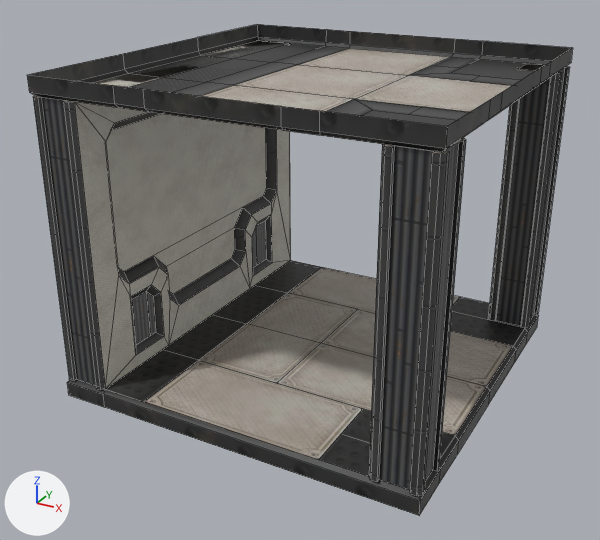
The FBX model MazeVR-Server/Assets/Models/Corridor_Fork_Rework.fbx as it was, and as the next commit left it.
Before and after are seen from a camera (50 mm lens) standing at (3.86, -7.5, 4.61) and looking at (-0.1, -0.3, 1.01). The axes (+X, +Y, +Z) are drawn at lower left. The lights are the same throughout. Mesh edges are drawn as thin lines. Where no turn or scale is listed for an object, it has been applied to the vertices.

The first picture shows 'Corridor_Fork_Rework'.
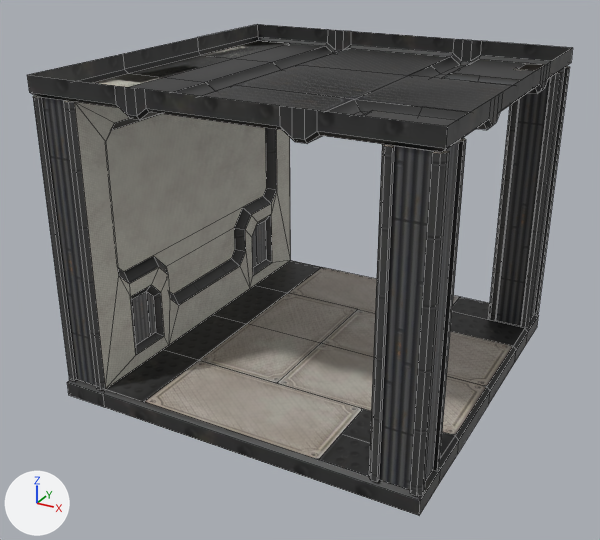
Where the change shows, as pixel boxes (x1, y1, x2, y2) in the pictures (600 x 540 px):
part 1 of me_plane_012, built on
    both: (27, 24, 573, 152)
part 2 of me_plane_012, surface changed
    both: (97, 46, 512, 112)

The change, as a diff of the scene's bpy script:
```diff
--- a/MazeVR-Server/Assets/Models/Corridor_Fork_Rework.fbx.py
+++ b/MazeVR-Server/Assets/Models/Corridor_Fork_Rework.fbx.py
@@ me_plane_012 @@
 # used by ob_corridor_fork_rework; location = (0.0, 0.0, 0.0)
-me_plane_012.from_pydata(...)  # 384 vertices, 289 faces; spans x -2.0..2.0, y -2.0..2.0, z -0.2..3.2
+me_plane_012.from_pydata(...)  # 436 vertices, 335 faces; spans x -2.0..2.0, y -2.0..2.0, z -0.2..3.2
+# me_plane_012 part 1
+# 26 faces are deleted
+# 8 vertices in x 0.67..1.0, y -2.0..2.0, z 3.04..3.2 move by (-0.02, 0.0, 0.0)
+# 6 vertices in x -1.0..-0.67, y -2.0..2.0, z 3.04..3.2 move by (0.02, 0.0, 0.0)
+# 3 vertices in x 2.0, y 0.67..1.0, z 3.04..3.2 move by (0.0, -0.02, 0.0)
+# 3 vertices in x 2.0, y -1.0..-0.67, z 3.04..3.2 move by (0.0, 0.02, 0.0)
+# 4 vertices move from x -0.67..2.0, y -2.0..2.0, z 3.2 to x -0.87..2.0, y -2.0..2.0, z 3.2
+# 11 vertices are added at x -0.65..2.0, y -2.0..2.0, z 2.92..3.2
+# 12 new vertices lie (0.11, 0.0, -0.08) away from vertices in x -1.0..0.67, y -2.0..2.0, z 3.0..3.04
+# 16 new vertices lie (0.11, 0.0, 0.0) away from vertices in x -0.87..0.76, y -2.0..2.0, z 2.92..3.2
+# 6 new vertices lie (0.0, -0.11, -0.08) away from vertices in x 1.31..2.0, y -0.67..1.0, z 3.0..3.04
+# 7 new vertices lie (0.0, -0.11, 0.0) away from vertices in x 1.31..2.0, y -0.76..0.87, z 2.92..3.2
+# 72 new faces join them, mat_texture_set_a (picture img_texture_set_a_jpg)
+# me_plane_012 part 2: 7 kept faces spanning x -1.96..1.96, y -1.96..1.96, z 3.0 get new texture (UV) coordinates
 me_plane_012.materials.append(mat_tileable_a)
```
